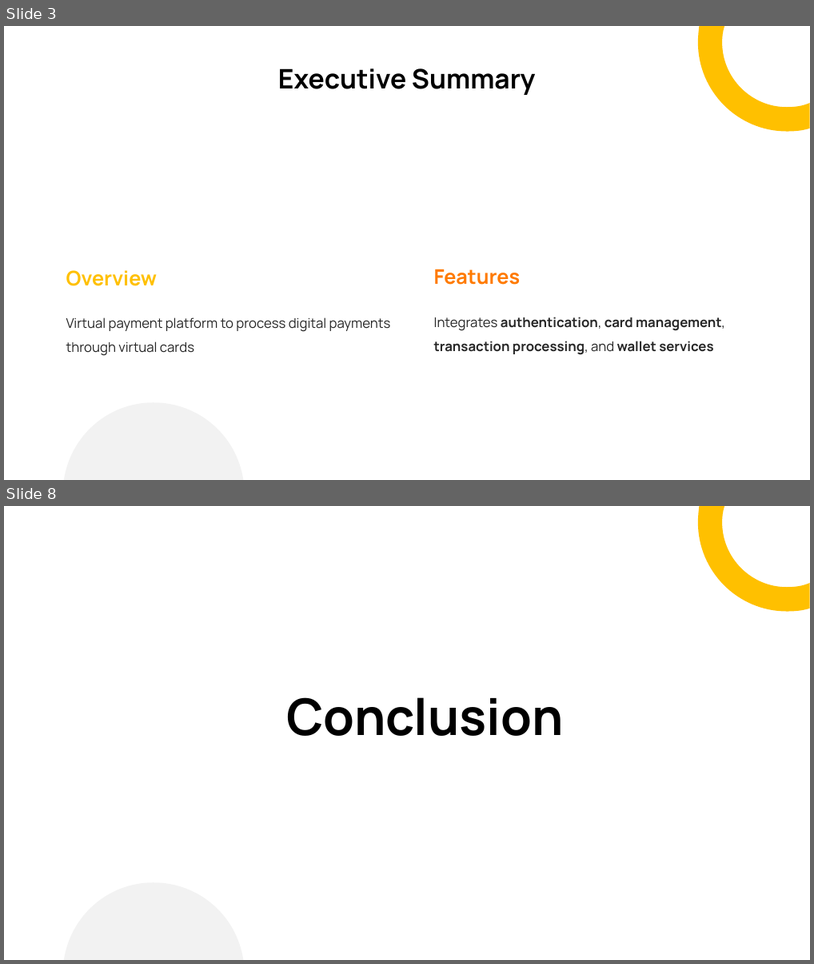
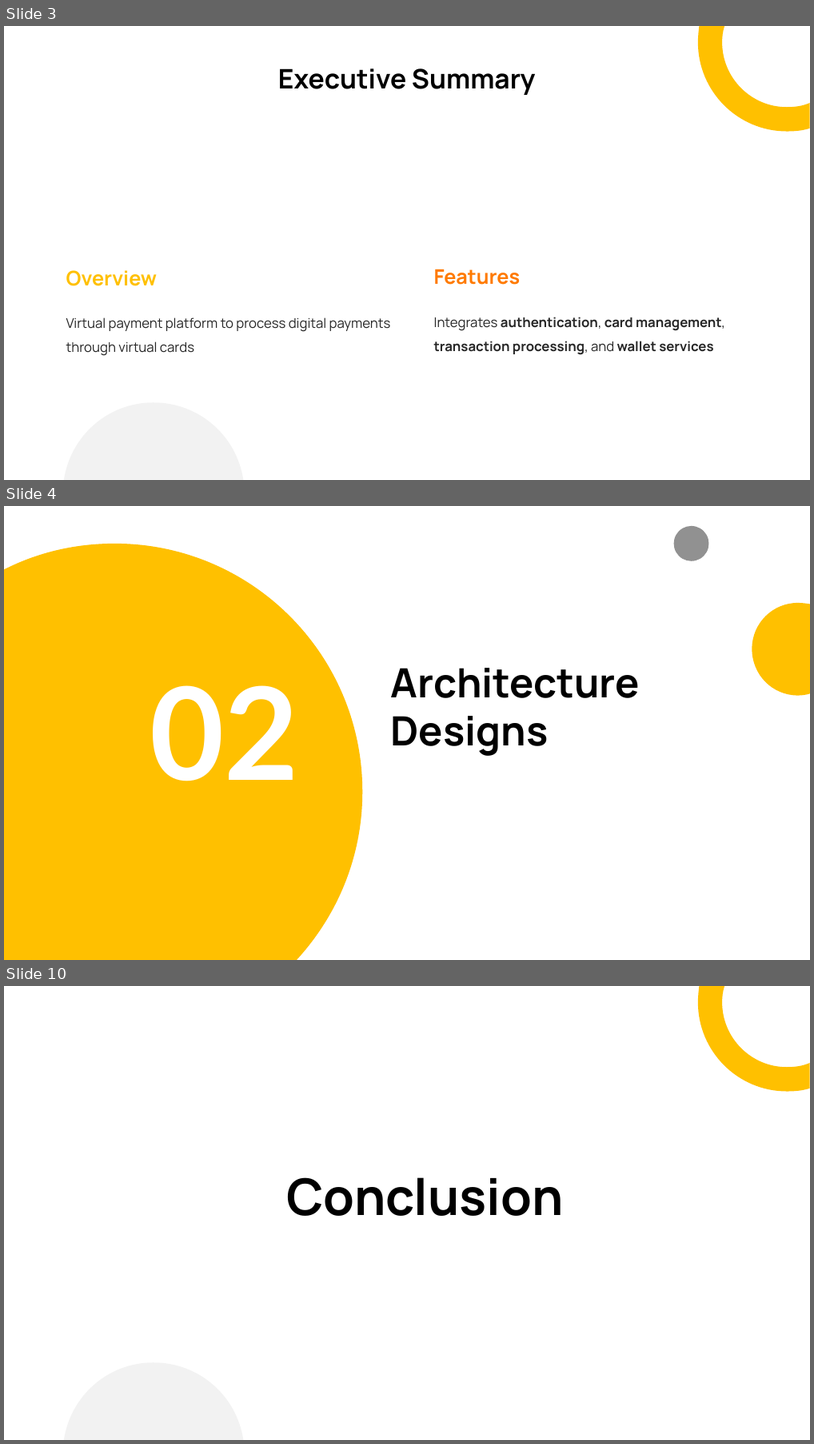
Before and after one commit to SamanthaNK/software-architecture-2025-2026, a slide deck: LAB1/Virtual Payment Platform System Architecture Overview.pptx. Shown one above the other, each under a label of ours: slides 3 and 8 before the commit, slides 3, 4 and 10 after it; the slides between them are not shown. The pictures are 814x964 and 814x1444 pixels, drawn with LibreOffice and Linux fonts; fonts in the diff are those of the drawing. Boxes give left, top, right and bottom in pixels: in the first picture for what was removed or moved away, otherwise in the second. Text is boxed around its words. In the diff, an @@ line names an element or a change of style, - is before the commit and + after.

```diff
--- a/LAB1/Virtual Payment Platform System Architecture Overview.pptx
+++ b/LAB1/Virtual Payment Platform System Architecture Overview.pptx
@@ slide 4 added at bbox=[4, 506, 810, 960], background #FFFFFF @@
@@ ellipse added at bbox=[674, 526, 710, 561], fill #000000 at 43% opacity @@
@@ freeform shape added at bbox=[4, 544, 362, 960], fill #FFC000 @@
@@ freeform shape added at bbox=[752, 603, 810, 696], fill #FFC000 @@
@@ title added at bbox=[391, 668, 640, 756], 48 pt, text #000000, bold @@
+Architecture Designs
@@ text added at bbox=[150, 685, 298, 781], 153 pt, text #FFFFFF, bold @@
+02
@@ what was slide 8 is now slide 10 @@
```
Also in this commit, not shown: 1 slide changed, 4 other slides added, 3 slides removed.
